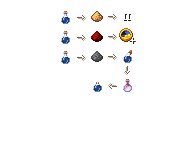
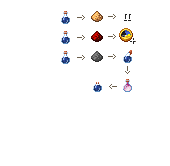
The second (170, 166) image is a revision of the first. Changes to its layers:
pixels changed over [78, 17, 127, 86] (layer not identified)
